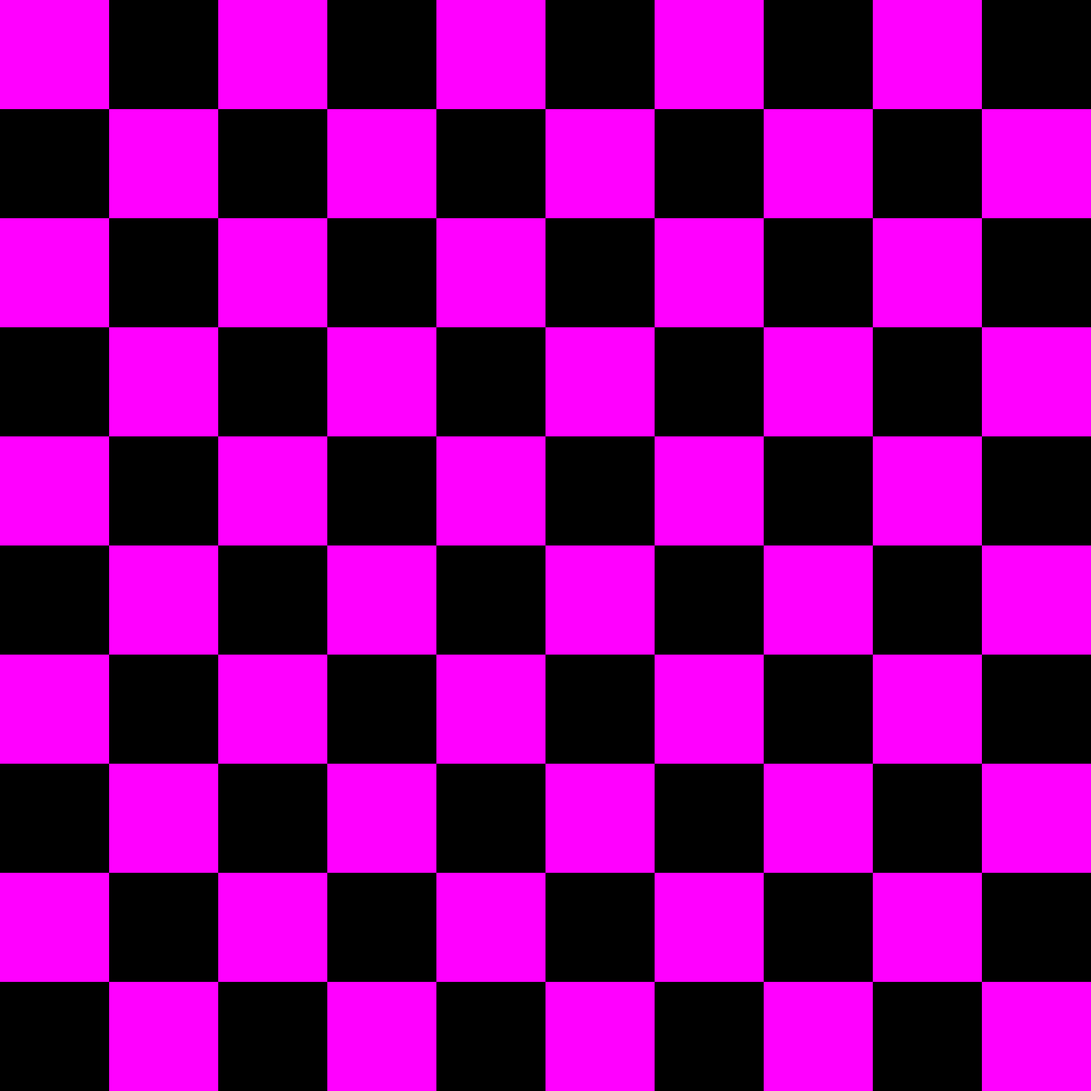
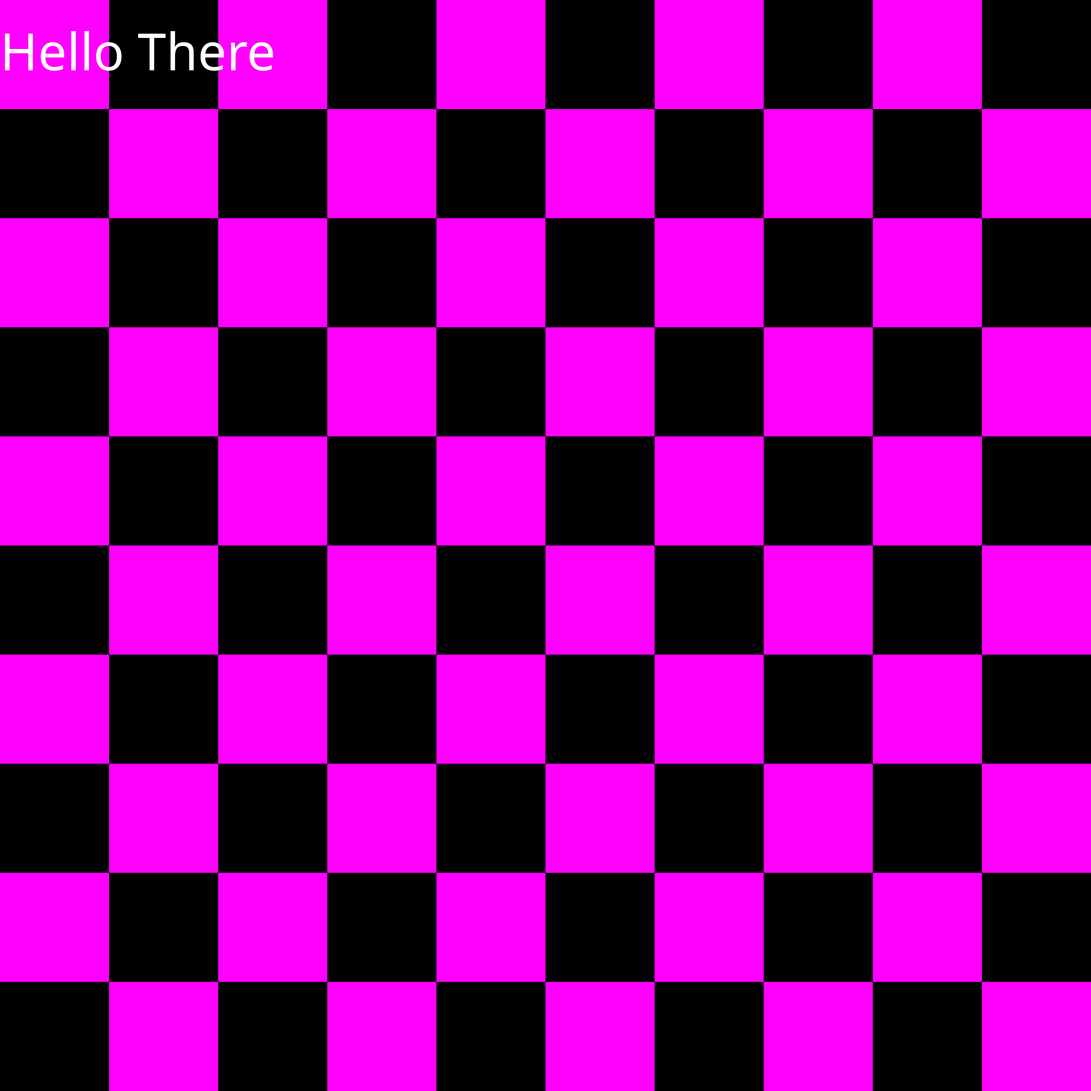
Before/after of a 1091x1091 layered artwork. What changed in the layer stack:
renamed "Guide" to "Hello There", painted on it over (4, 31, 274, 71)
added layer "Guide" over (4, 31, 274, 71)
